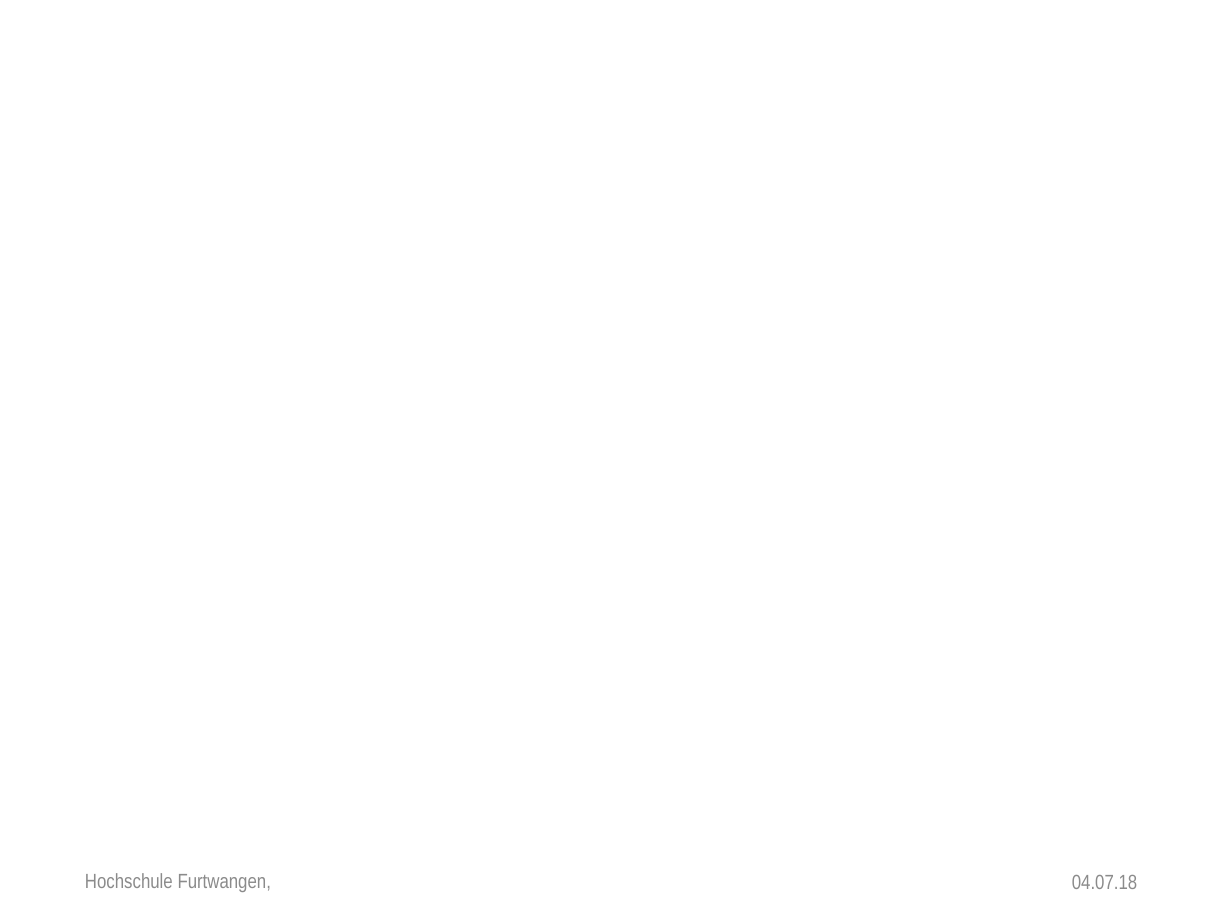
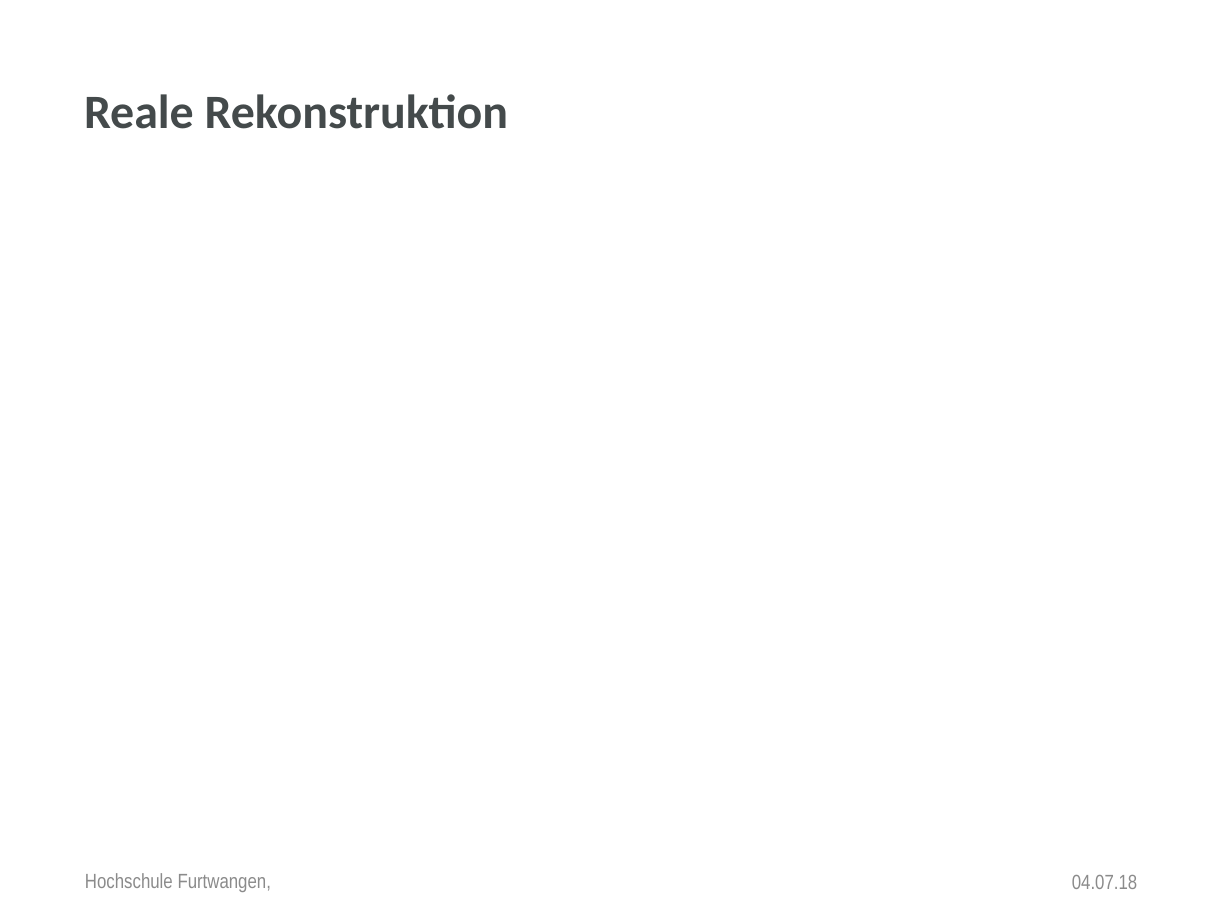
Before and after one commit to anjak610/MasterDuCC, a slide deck: slide 16 of Thesis/Disputation/PowerPointPresentation/New_Dispo_HFU_Design.pptx (slide 13 before the commit). Drawn at 1232x924 pixels with LibreOffice and Linux fonts; fonts in the diff are those of the drawing; background and template pictures are left out. Boxes give left, top, right and bottom in pixels: in the first picture for what was removed or moved away, otherwise in the second. Text is boxed around its words. In the diff, an @@ line names an element or a change of style, - is before the commit and + after.

```diff
--- a/Thesis/Disputation/PowerPointPresentation/New_Dispo_HFU_Design.pptx
+++ b/Thesis/Disputation/PowerPointPresentation/New_Dispo_HFU_Design.pptx
@@ text added at [84, 94, 508, 129], 28 pt, text #444A4B, bold @@
+Reale Rekonstruktion
```
Also in this commit, not shown: 8 other slides changed, 12 slides added, 7 other files.
